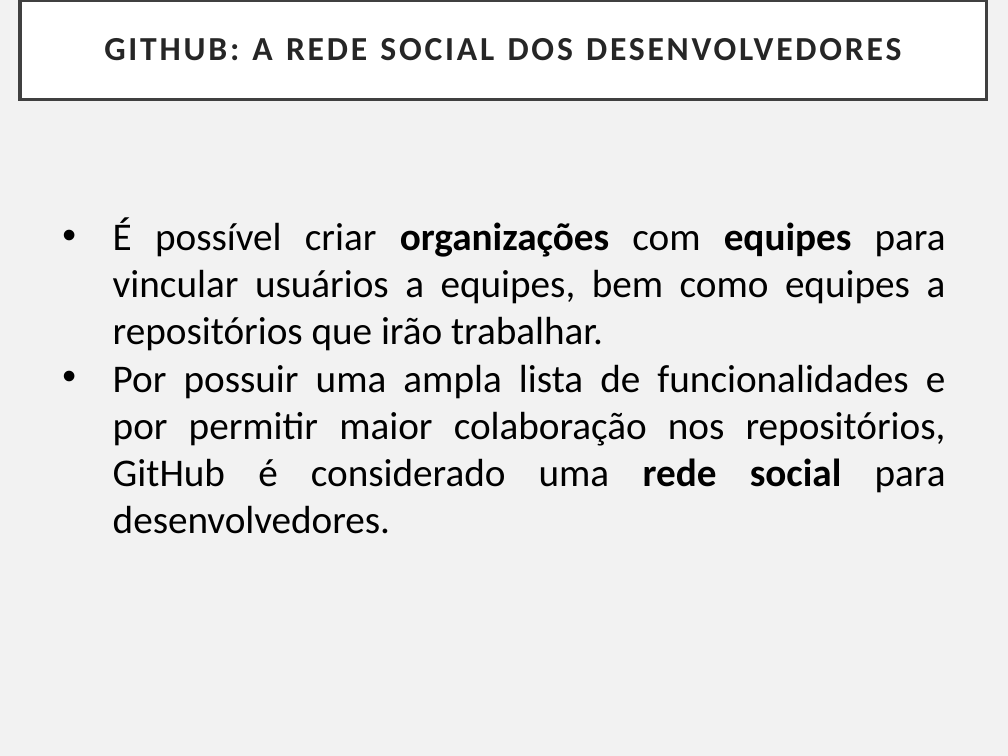
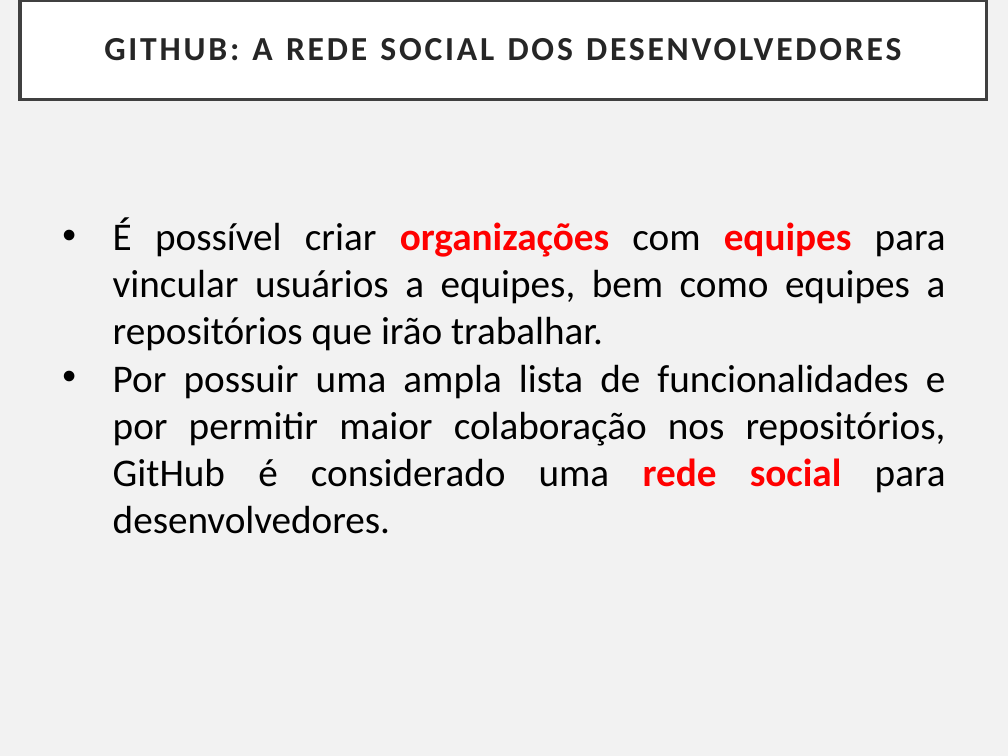
Before and after one commit to Paulo-UNIRON/aula_git_2020.2, a slide deck: slide 9 of Controlando versões com Git e Github - Capítulo V.pptx. Drawn at 1008x756 pixels with LibreOffice and Linux fonts; fonts in the diff are those of the drawing. Boxes give left, top, right and bottom in pixels: in the first picture for what was removed or moved away, otherwise in the second. Text is boxed around its words. In the diff, an @@ line names an element or a change of style, - is before the commit and + after.

Commit message:
Alterada pptx 1 para que os alunos faça fork/alteração/commit/push/pull e alterado pptx5

```diff
--- a/Controlando versões com Git e Github - Capítulo V.pptx
+++ b/Controlando versões com Git e Github - Capítulo V.pptx
@@ text "É possível criar organizações com ..." at bbox=[113, 218, 946, 534]: text colour #000000 to #FF0000 in "organizações equipes", "rede social" @@
```
Also in this commit, not shown: 3 other slides changed, 1 other file.
